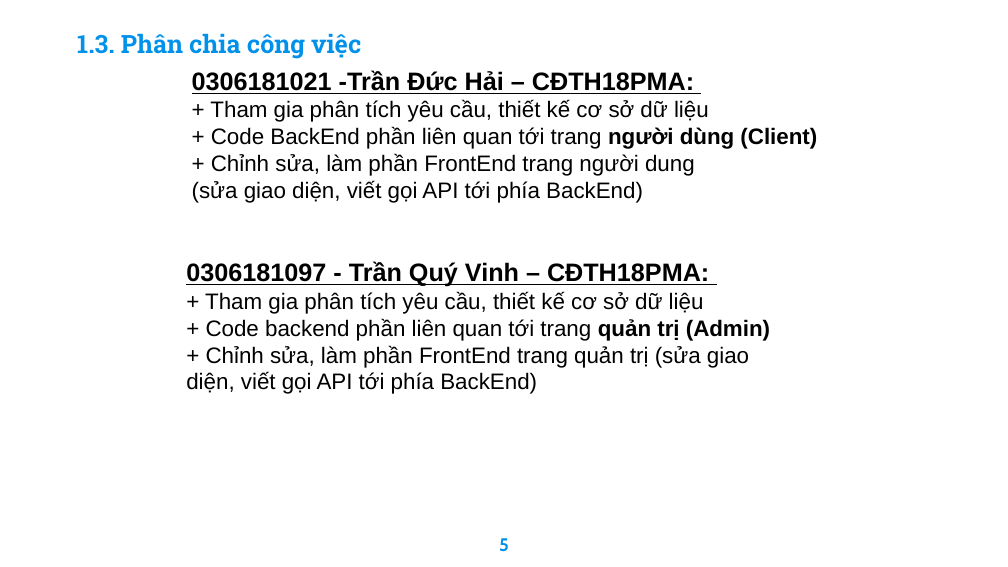
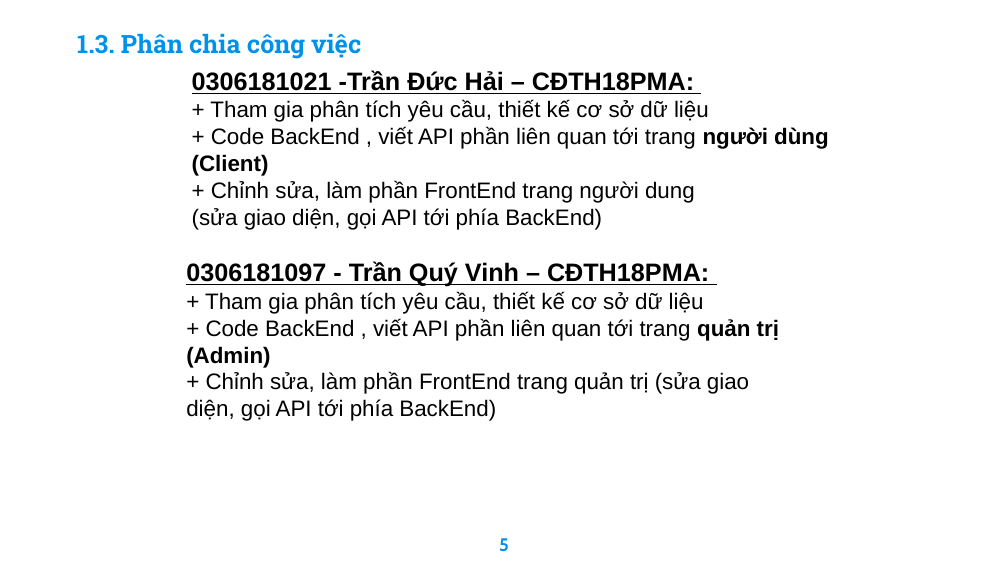
Before and after one commit to haitran2000/Ecommerce-Fashion-Website, a slide deck: slide 5 of Do An Tot Nghiep.pptx. Drawn at 1008x567 pixels with LibreOffice and Linux fonts; fonts in the diff are those of the drawing; background and template pictures are left out. Boxes give left, top, right and bottom in pixels: in the first picture for what was removed or moved away, otherwise in the second. Text is boxed around its words. In the diff, an @@ line names an element or a change of style, - is before the commit and + after.

```diff
--- a/Do An Tot Nghiep.pptx
+++ b/Do An Tot Nghiep.pptx
@@ text at (x1=192, y1=127, x2=829, y2=176): text changed @@
-+ Code BackEnd phần liên quan tới trang người dùng (Client)
++ Code BackEnd , viết API phần liên quan tới trang người dùng (Client)
@@ text at (x1=192, y1=208, x2=602, y2=230): text changed @@
-(sửa giao diện, viết gọi API tới phía BackEnd)
+(sửa giao diện, gọi API tới phía BackEnd)
@@ text at (x1=186, y1=318, x2=779, y2=421): text changed @@
-+ Code backend phần liên quan tới trang quản trị (Admin)
-+ Chỉnh sửa, làm phần FrontEnd trang quản trị (sửa giao diện, viết gọi API tới phía BackEnd)
++ Code BackEnd , viết API phần liên quan tới trang quản trị (Admin)
++ Chỉnh sửa, làm phần FrontEnd trang quản trị (sửa giao diện, gọi API tới phía BackEnd)
```
Also in this commit, not shown: 9 other slides changed, 3 slides added, 2 slides removed, 11 other files.
